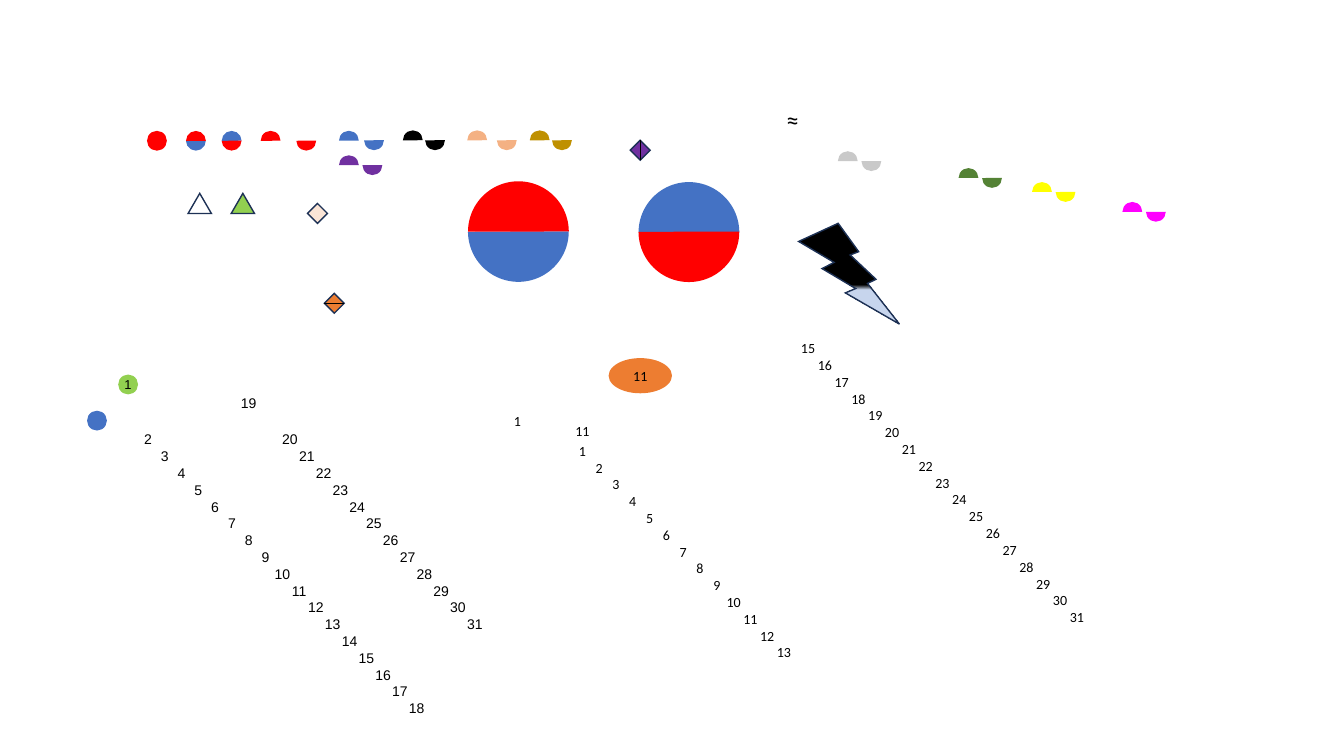
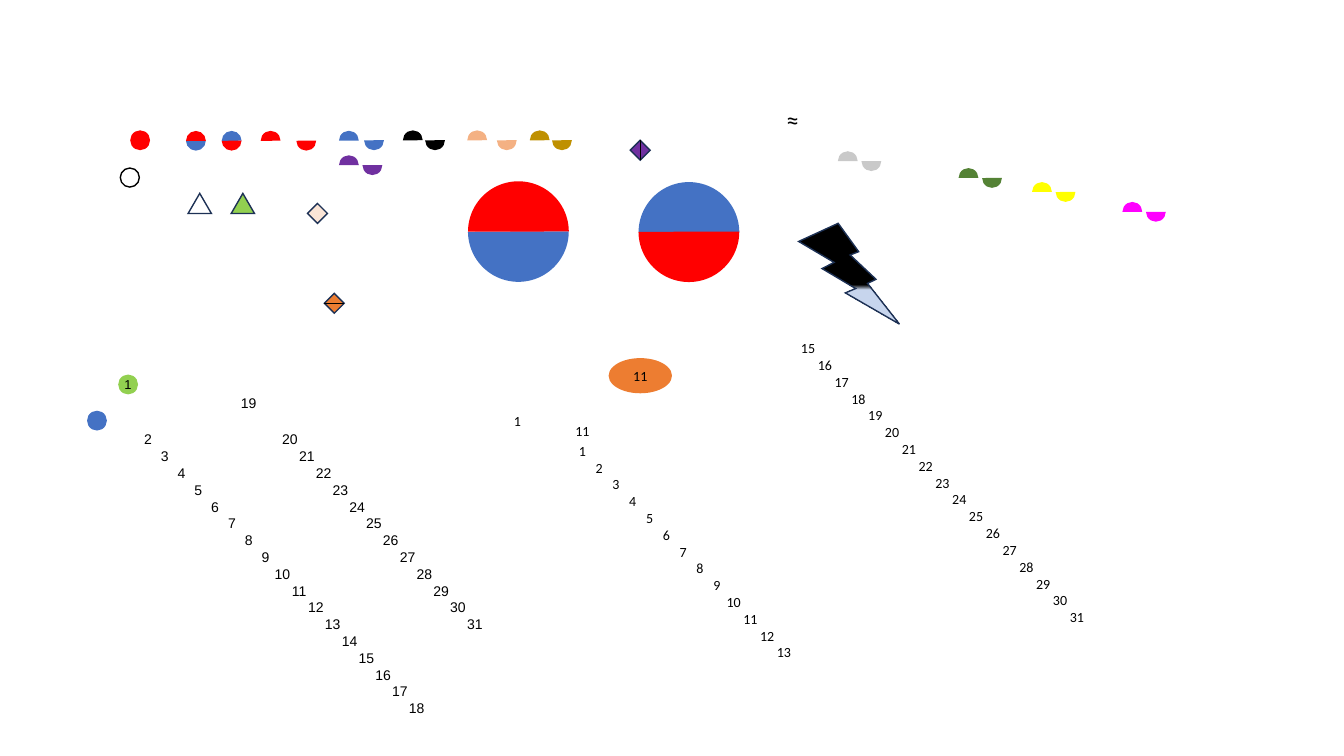
Before and after one commit to foxking0416/HuachunDailyReport2024, a slide deck: slide 1 of Python/icon製作.pptx. Drawn at 1344x756 pixels with LibreOffice and Linux fonts; fonts in the diff are those of the drawing. Boxes give left, top, right and bottom in pixels: in the first picture for what was removed or moved away, otherwise in the second. Text is boxed around its words. In the diff, an @@ line names an element or a change of style, - is before the commit and + after.

```diff
--- a/Python/icon製作.pptx
+++ b/Python/icon製作.pptx
@@ ellipse: place and size @@
-ellipse at [147,131,167,151]
+ellipse at [130,130,150,150]
@@ ellipse added at [120,168,139,188], outline #000000 1 pt @@
```
Also in this commit, not shown: 5 other files.
